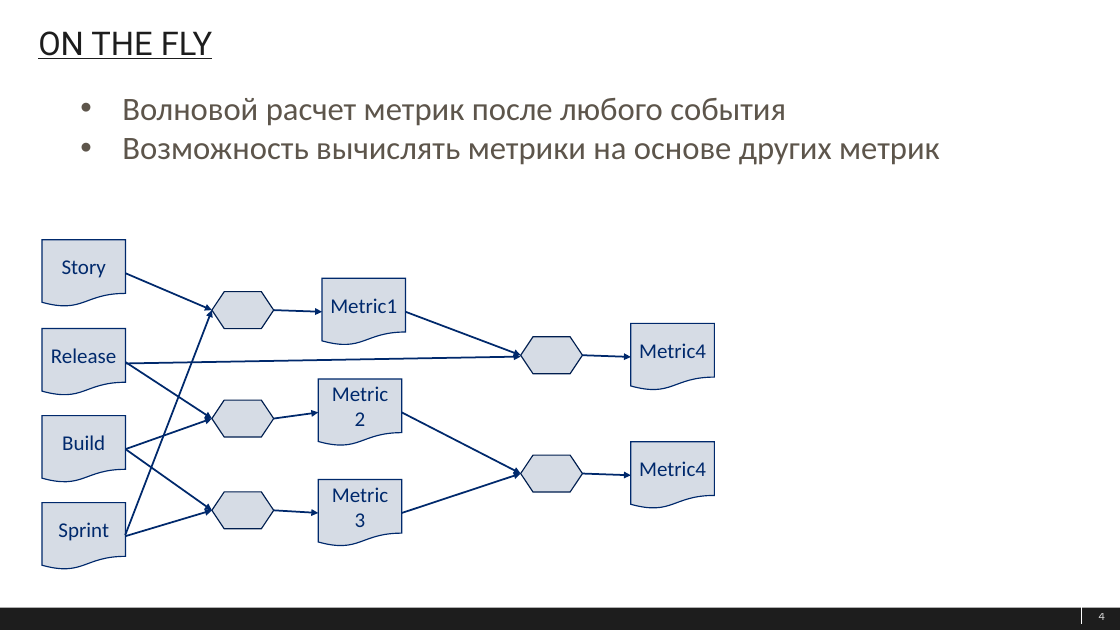
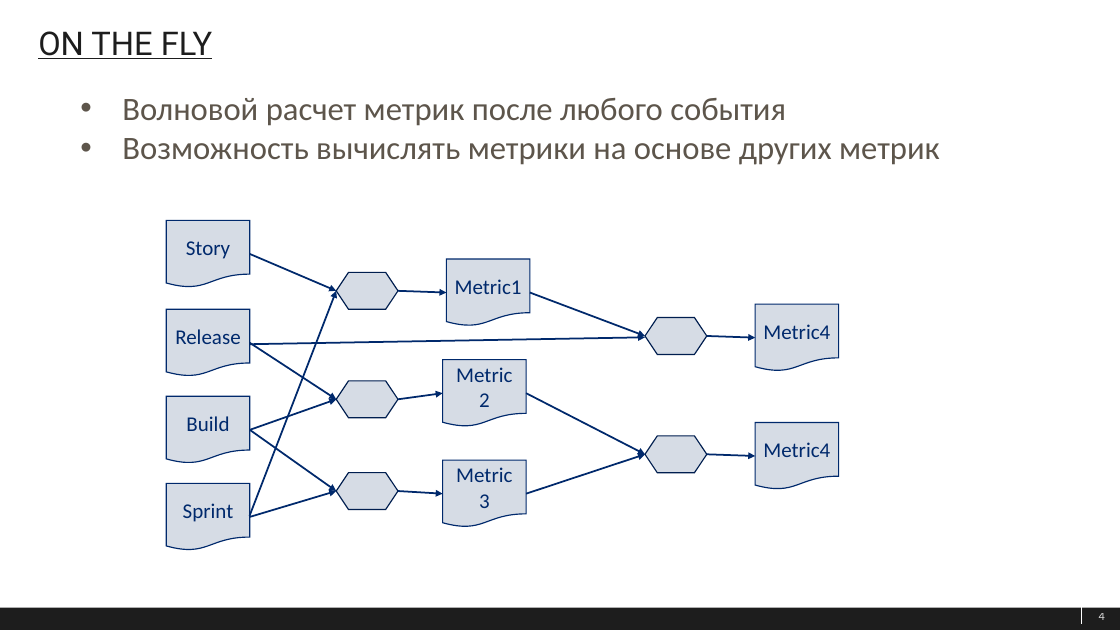
Before and after one commit to Gallardo13/SBH2019, a slide deck: slide 4 of Хакатон_2019_ФСО.1.pptx. Drawn at 1120x630 pixels with LibreOffice and Linux fonts; fonts in the diff are those of the drawing. Boxes give left, top, right and bottom in pixels: in the first picture for what was removed or moved away, otherwise in the second. Text is boxed around its words. In the diff, an @@ line names an element or a change of style, - is before the commit and + after.

```diff
--- a/Хакатон_2019_ФСО.1.pptx
+++ b/Хакатон_2019_ФСО.1.pptx
@@ 15 arrows, 9 flow chart documents, 5 flow chart preparations: place and size @@
-15 arrows, 9 flow chart documents, 5 flow chart preparations at (42, 239, 714, 570)
+15 arrows, 9 flow chart documents, 5 flow chart preparations at (166, 220, 839, 550)
```
Also in this commit, not shown: 9 other slides changed, 4 slides added, 1 other file.
